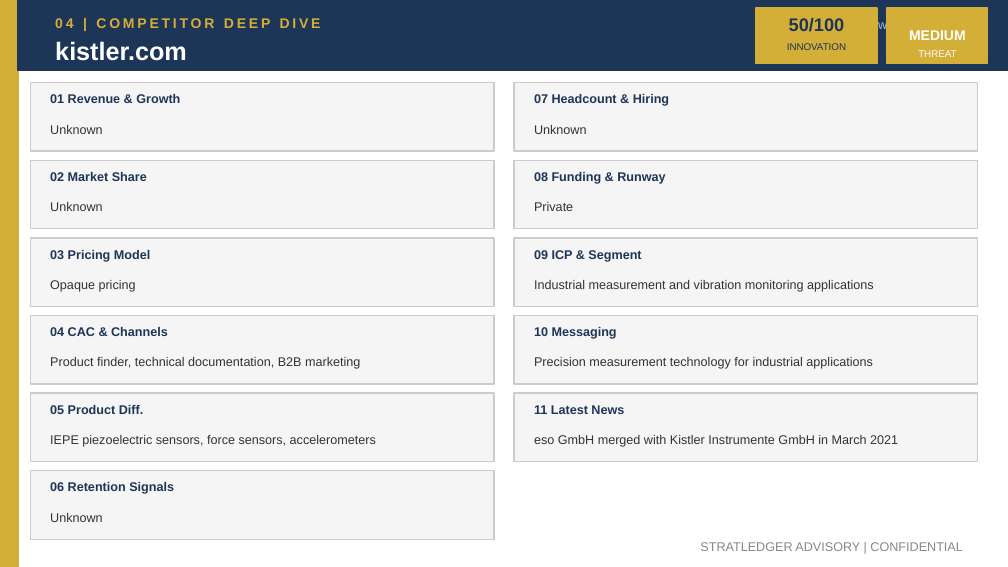
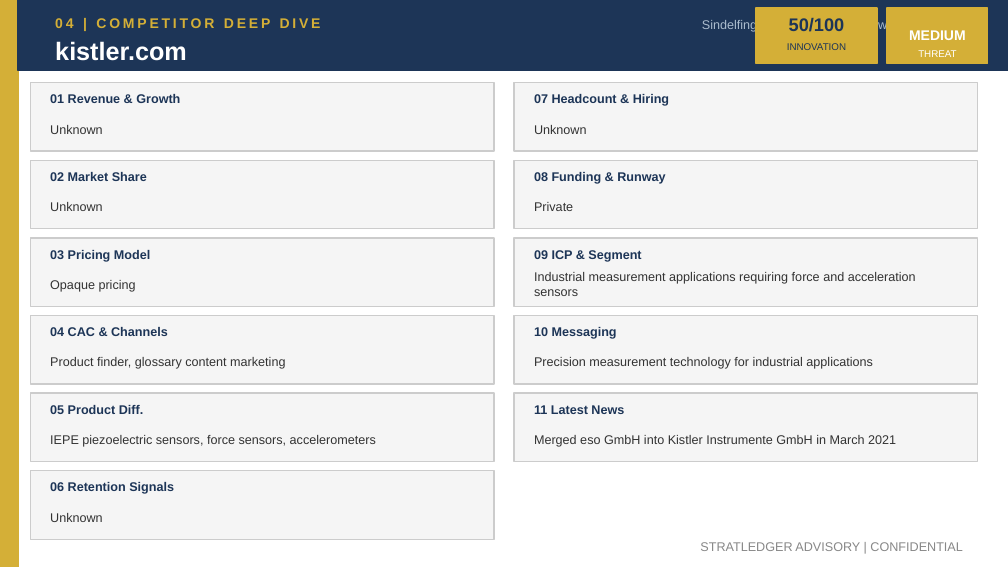
Before and after one commit to apexmakeshop-dot/droplet-commands, a slide deck: slide 7 of mesh_bioplastics_CI_Report.pptx. Drawn at 1008x567 pixels with LibreOffice and Linux fonts; fonts in the diff are those of the drawing. Boxes give left, top, right and bottom in pixels: in the first picture for what was removed or moved away, otherwise in the second. Text is boxed around its words. In the diff, an @@ line names an element or a change of style, - is before the commit and + after.

```diff
--- a/mesh_bioplastics_CI_Report.pptx
+++ b/mesh_bioplastics_CI_Report.pptx
@@ text at box(702, 19, 967, 32): text changed @@
-Unknown | https://www.kistler.com
+Sindelfingen, Germany | https://www.kistler.com
@@ text at box(534, 272, 916, 296): text changed @@
-Industrial measurement and vibration monitoring applications
+Industrial measurement applications requiring force and acceleration sensors
@@ text at box(50, 357, 285, 369): text changed @@
-Product finder, technical documentation, B2B marketing
+Product finder, glossary content marketing
@@ text at box(534, 435, 896, 447): text changed @@
-eso GmbH merged with Kistler Instrumente GmbH in March 2021
+Merged eso GmbH into Kistler Instrumente GmbH in March 2021
```
Also in this commit, not shown: 4 other slides changed.
